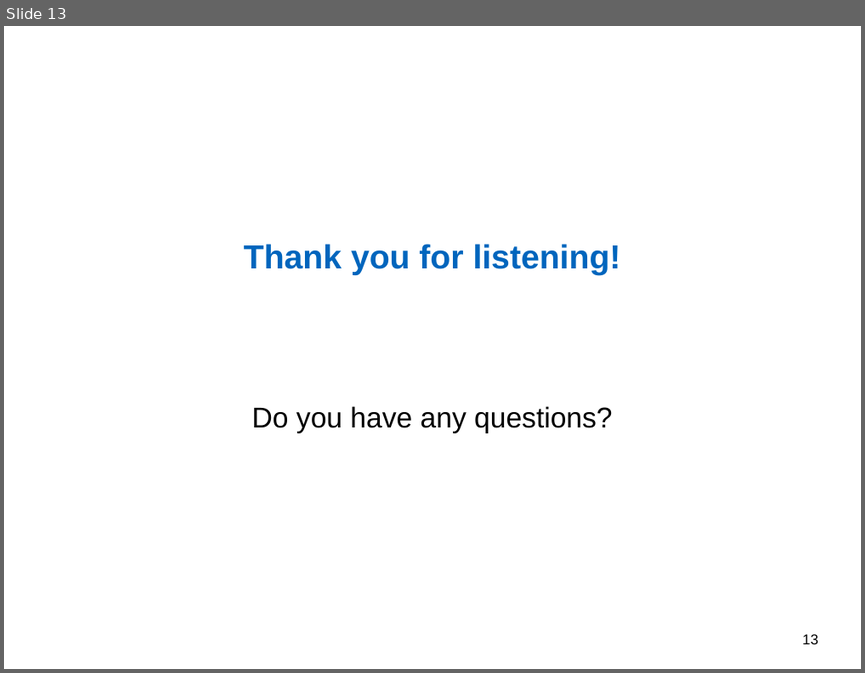
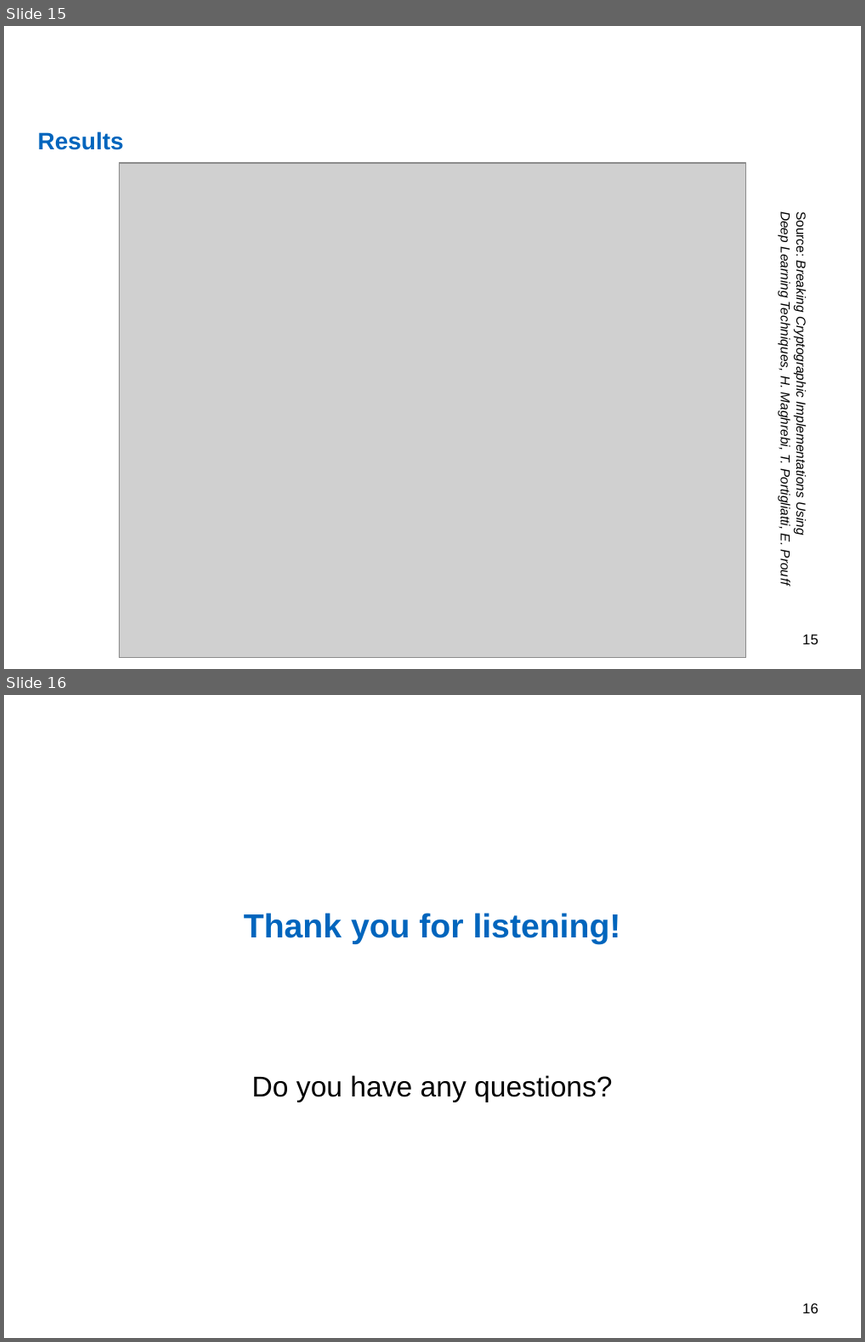
Before and after one commit to nimarb/deep-learning-sca-paper, a slide deck: deep-learning-sca-paper-presentation.pptx. Shown one above the other, each under a label of ours: slide 13 before the commit, slides 15 and 16 after it. The pictures are 865x673 and 865x1342 pixels, drawn with LibreOffice and Linux fonts; fonts in the diff are those of the drawing; grey boxes stand for pictures; background and template pictures are left out. Boxes give left, top, right and bottom in pixels: in the first picture for what was removed or moved away, otherwise in the second. Text is boxed around its words. In the diff, an @@ line names an element or a change of style, - is before the commit and + after.

```diff
--- a/deep-learning-sca-paper-presentation.pptx
+++ b/deep-learning-sca-paper-presentation.pptx
@@ slide 15 added at [4,26,861,669], background #FFFFFF @@
@@ title added at [38,131,124,150], 20 pt, text #0065BD, bold @@
+Results
@@ picture added at [119,163,746,658] @@
@@ text added at [778,214,808,584], 11 pt, text #000000, italic @@
+Source: Breaking Cryptographic Implementations Using
+Deep Learning Techniques, H. Maghrebi, T. Portigliatti, E. Prouﬀ
@@ page number added at [802,634,818,644], 12 pt, text #000000 @@
+15
@@ what was slide 13 is now slide 16 @@
@@ page number at [802,1303,818,1313]: text changed @@
-13
+16
```
Also in this commit, not shown: 9 slides changed, 5 other slides added, 3 slides removed, 4 other files.
